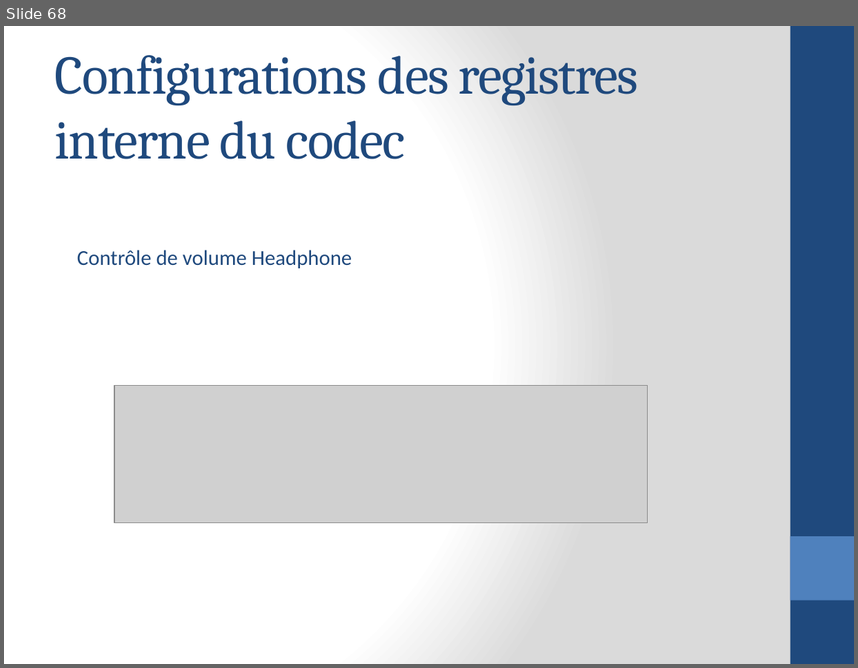
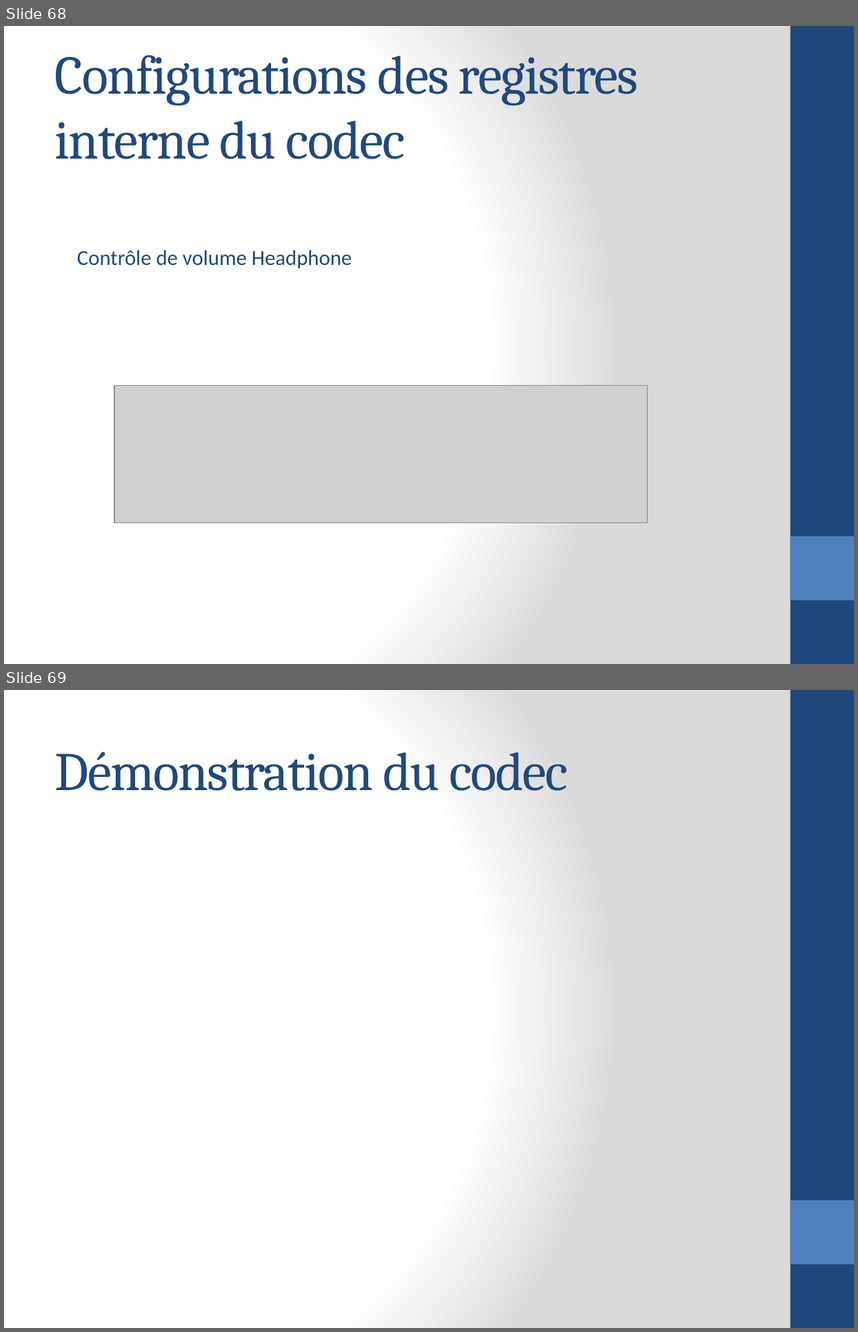
Before and after one commit to aminehatim/rapport, a slide deck: Traitement de signal audio en temps réel.pptx. Shown one above the other, each under a label of ours: slide 68 before the commit, slides 68 and 69 after it. The pictures are 858x668 and 858x1332 pixels, drawn with LibreOffice and Linux fonts; fonts in the diff are those of the drawing; grey boxes stand for pictures. Boxes give left, top, right and bottom in pixels: in the first picture for what was removed or moved away, otherwise in the second. Text is boxed around its words. In the diff, an @@ line names an element or a change of style, - is before the commit and + after.

```diff
--- a/Traitement de signal audio en temps réel.pptx
+++ b/Traitement de signal audio en temps réel.pptx
@@ slide 69 added at [4, 690, 854, 1328], background gradient #FFFFFF to #DADADA; not listed: 2 template elements that a slide beside it also shows @@
@@ title added at [55, 751, 568, 791], 46 pt, text #1F497D @@
+Démonstration du codec
```
Also in this commit, not shown: 48 other slides added, 1 slide removed.
